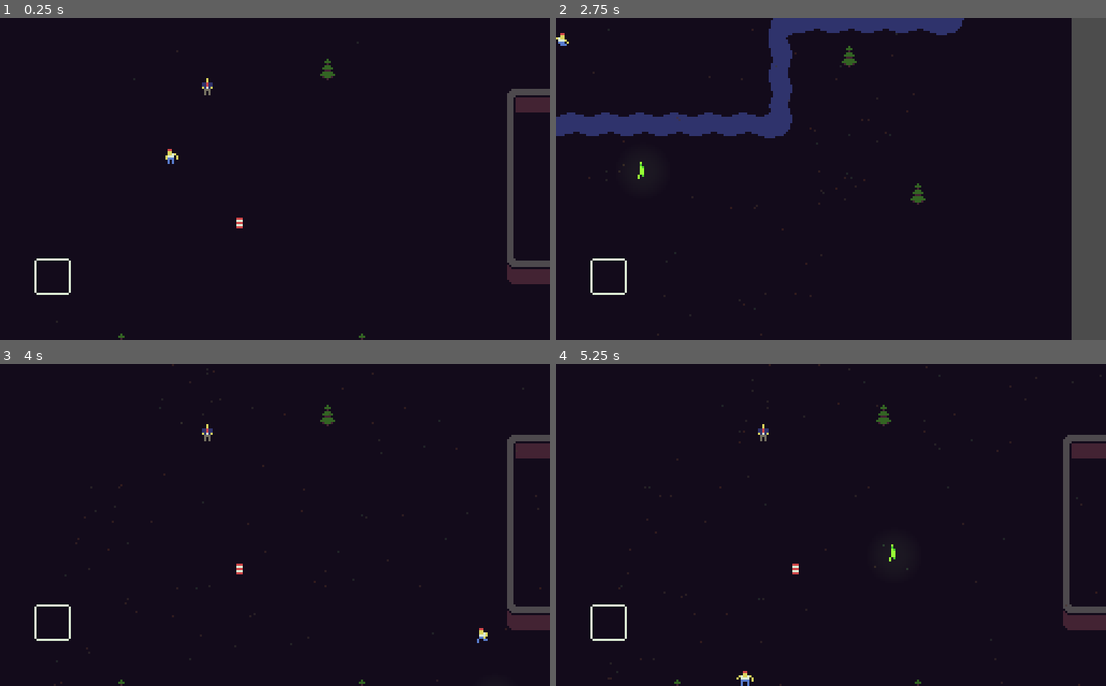
Above: before the commit, frames 1-4 (two rows, left to right).
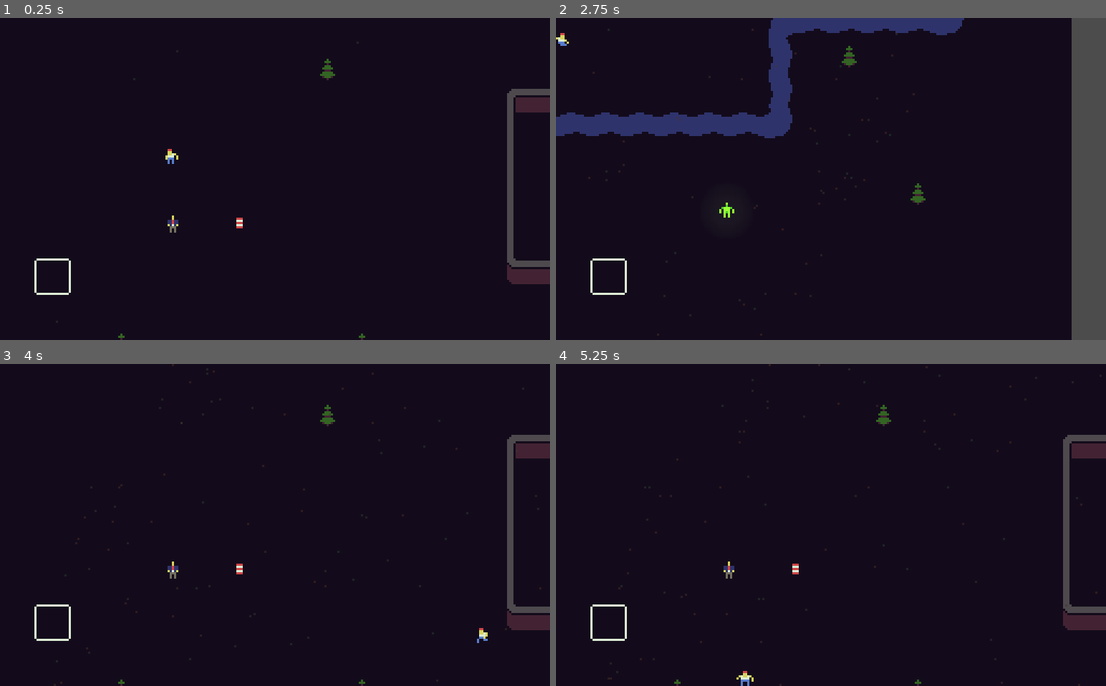
Above: after the commit, the same moments.

Repository: ElkkuTheBaws/ldjam46
Game: Godot game, scene res://Map.tscn
The game is run twice, just before and just after one commit, with the same random seed, the same clock (stepped at 60 frames per second) and the same inputs. This scene is started directly instead of the project's main scene.
Inputs:
- Up to frame 1 (0.25 s): no input
- Up to frame 2 (2.75 s): tap Enter (ui_accept) at 0.5, 1.35, 1.52, 1.82 s; hold Right (ui_right) 0.53-1.28 s; hold Enter (ui_accept) 0.53-1.28 s; hold Down (ui_down) 1.28-2.03 s; hold Right (ui_right) from 2.03 s (still down); hold Enter (ui_accept) from 2.03 s (still down)
- Up to frame 3 (4 s): release Right (ui_right) at 2.78 s; release Enter (ui_accept) at 2.78 s; hold Up (ui_up) 2.78-3.53 s; tap Enter (ui_accept) at 2.85, 3.02, 3.32 s; hold Left (ui_left) from 3.53 s (still down); hold Enter (ui_accept) from 3.53 s (still down)
- Up to frame 4 (5.25 s): release Enter (ui_accept) at 4.28 s; tap Enter (ui_accept) at 4.35, 4.52, 4.82 s; release Left (ui_left) at 5.03 s; hold Down (ui_down) from 5.03 s (still down); hold Enter (ui_accept) from 5.03 s (still down)

The runs differ from the first frame. In frame 1, 0.1% of the frame differs, in the area x 30-39%, y 18-67%; in frame 2, less than 0.1%; in frame 3, 0.1%; in frame 4, 0.2%, in the area x 30-62%, y 18-67%.

Commit message:
Enemy pick

Diff:
--- a/Enemy.tscn
+++ b/Enemy.tscn
@@ -177,6 +177,8 @@
 
 [node name="PlayerDetector" type="Area2D" parent="."]
 visible = false
+collision_layer = 3
+collision_mask = 3
 
 [node name="CollisionShape2D" type="CollisionShape2D" parent="PlayerDetector"]
 shape = SubResource( 2 )
--- a/Levels/TestMap.tscn
+++ b/Levels/TestMap.tscn
@@ -26,7 +26,6 @@
 
 [node name="Enemy" parent="." instance=ExtResource( 2 )]
 position = Vector2( 402.715, 129.75 )
-speed = 80.0
 min_distance = 500.0
 
 [editable path="Navigation2D"]
--- a/Map.tscn
+++ b/Map.tscn
@@ -47,14 +47,11 @@
 
 [node name="Enemy" parent="." instance=ExtResource( 5 )]
 position = Vector2( 336, 240 )
-speed = 80.0
-min_distance = 100.0
 
 [node name="Line2D" type="Line2D" parent="."]
-visible = false
 
 [node name="President" parent="." instance=ExtResource( 8 )]
-position = Vector2( 96, 32 )
+position = Vector2( 80, 96 )
 [connection signal="carried_object_changed" from="Player" to="Camera/GUI" method="_on_Player_carried_object_changed"]
 [connection signal="screen_shake" from="Player" to="View" method="_on_Player_screen_shake"]
 
--- a/President.gd
+++ b/President.gd
@@ -1,5 +1,5 @@
 extends pickable
-class_name President
+class_name president
 
 
 func get_class():
--- a/Scripts/Enemy.gd
+++ b/Scripts/Enemy.gd
@@ -1,9 +1,9 @@
-extends KinematicBody2D
+extends pickable
 class_name Enemy
 
 onready var timer = $HitTimer
 var MAX_SPEED = 200
-var collision
+#var collision
 var HP = 2
 var canTakeDamage = true
 
--- a/Scripts/Enemy1.gd
+++ b/Scripts/Enemy1.gd
@@ -1,7 +1,7 @@
 extends Enemy
-
-export var speed = 200.0
-export var min_distance = 300.0
+class_name enemy
+export var move_speed = 90.0
+export var min_distance = 100.0
 onready var nav_2d : Navigation2D = get_node("../Navigation2D")
 onready var pleijeri = get_node("../President")
 onready var line_2D = get_node("../Line2D")
@@ -9,30 +9,31 @@
 onready var animationState = animationTree.get("parameters/playback")
 
 var path : = PoolVector2Array()
-var tplayer : player
+var tplayer : president
 var chase = false
+var can_move = false
 # Called when the node enters the scene tree for the first time.
 func _ready() -> void:
-	set_physics_process(false)
+#	set_physics_process(false)
+	pass
 
 
 func _physics_process(delta: float) -> void:
-#	var direction: = (tplayer.global_position - global_position).normalized()
-#	var distance_to_player: = global_position.distance_to(tplayer.global_position)
-#	if distance_to_player <= min_distance:
-#		collision = move_and_collide(speed * direction * delta)
-	var move_distance = (speed * delta)
-	if chase:
-		calculate_path()
-	move_along_path(move_distance, delta)
+	if can_move:
+		var move_distance = (move_speed * delta)
+		if chase:
+			calculate_path()
+		if !picked:
+			move_along_path(move_distance, delta)
 
 
 func _on_PlayerDetector_body_entered(body: Node) -> void:
-	if not body is player:
+	if not body is president:
 		return
 	tplayer = body
 	chase = true
-	set_physics_process(true)
+	can_move = true
+#	set_physics_process(true)
 
 func calculate_path():
 	var new_path = nav_2d.get_simple_path(self.global_position, pleijeri.position)
@@ -42,12 +43,12 @@
 		return
 
 func move_along_path(distance : float, delta) -> void:
-#	print(path.size())
+	print(path.size())
 	var start_point : = position
 	for i in range(path.size()):
 		var distance_to_next : = start_point.distance_to(path[0])
 		if distance <= distance_to_next and distance >= 0.0:
-			move_and_slide(((path[0] - global_position)*delta).normalized() * speed)
+			move_and_slide(((path[0] - global_position)*delta).normalized() * move_speed)
 			animationTree.set("parameters/Idle/blend_position", (path[0] - global_position).normalized())
 			animationTree.set("parameters/Run/blend_position", (path[0] - global_position).normalized())
 			animationState.travel("Run")
@@ -55,8 +56,12 @@
 		elif distance < 0.0:
 			position = path[0]
 			animationState.travel("Idle")
-			set_physics_process(false)
+#			set_physics_process(false)
+			can_move = false
 			break
 		distance -= distance_to_next
 		start_point = path[0]
 		path.remove(0)
+
+func get_class():
+	return "Alien"
--- a/Scripts/Player.gd
+++ b/Scripts/Player.gd
@@ -74,7 +74,7 @@
 			picked.throw_object()
 #			print(charged)
 			var norm = (float(charged) - float(min_throw_distance)) / (float(max_throw_distance) - float(min_throw_distance))
-			print(norm)
+#			print(norm)
 			emit_signal("screen_shake", 10 + norm * 100, 2, 1 + norm * 2) #Amount, decay and offset
 			animationState.travel("Throws")
 			charged = min_throw_distance
--- a/Scripts/pickable.gd
+++ b/Scripts/pickable.gd
@@ -2,7 +2,7 @@
 class_name pickable
 
 onready var player_node = get_node("../Player/Position2D")
-onready var player: = get_node("../Player")
+onready var player_pick: = get_node("../Player")
 onready var raycast: = get_node("../Player/RayCast2D")
 
 var MASS = 500
@@ -46,9 +46,9 @@
 	tween = Tween.new()
 	add_child(tween)
 	if raycast.is_colliding():
-		tween.interpolate_property(self, "position", global_position, player.throw_destination+player.current_direction.normalized()*-3, 0.25,Tween.TRANS_BACK,Tween.EASE_OUT)
+		tween.interpolate_property(self, "position", global_position, player_pick.throw_destination+player_pick.current_direction.normalized()*-3, 0.25,Tween.TRANS_BACK,Tween.EASE_OUT)
 	else:
-		tween.interpolate_property(self, "position", global_position, player.global_position + raycast.cast_to, 0.5,Tween.TRANS_CIRC,Tween.EASE_OUT)
+		tween.interpolate_property(self, "position", global_position, player_pick.global_position + raycast.cast_to, 0.5,Tween.TRANS_CIRC,Tween.EASE_OUT)
 	tween.start()
 	#Creating a timer for the throw distance
 	throwtime = Timer.new()
--- a/UI/GUI.gd
+++ b/UI/GUI.gd
@@ -10,6 +10,7 @@
 var empty = load("res://Textures/UI/itemslot/empty.png")
 var barrel = load("res://Textures/UI/itemslot/barrel.png")
 var president = load("res://Textures/UI/itemslot/president.png")
+var alien = load("res://Textures/UI/itemslot/alien.png")
 
 
 
@@ -27,3 +28,5 @@
 				itemslot.texture = barrel
 			"President":
 				itemslot.texture = president
+			"Alien":
+				itemslot.texture = alien
--- a/project.godot
+++ b/project.godot
@@ -14,15 +14,15 @@
 "language": "GDScript",
 "path": "res://Scripts/Barrel.gd"
 }, {
-"base": "KinematicBody2D",
+"base": "pickable",
 "class": "Enemy",
 "language": "GDScript",
 "path": "res://Scripts/Enemy.gd"
 }, {
-"base": "pickable",
-"class": "President",
+"base": "Enemy",
+"class": "enemy",
 "language": "GDScript",
-"path": "res://President.gd"
+"path": "res://Scripts/Enemy1.gd"
 }, {
 "base": "KinematicBody2D",
 "class": "pickable",
@@ -33,13 +33,19 @@
 "class": "player",
 "language": "GDScript",
 "path": "res://Scripts/Player.gd"
+}, {
+"base": "pickable",
+"class": "president",
+"language": "GDScript",
+"path": "res://President.gd"
 } ]
 _global_script_class_icons={
 "Barrel": "",
 "Enemy": "",
-"President": "",
+"enemy": "",
 "pickable": "",
-"player": ""
+"player": "",
+"president": ""
 }
 
 [application]
